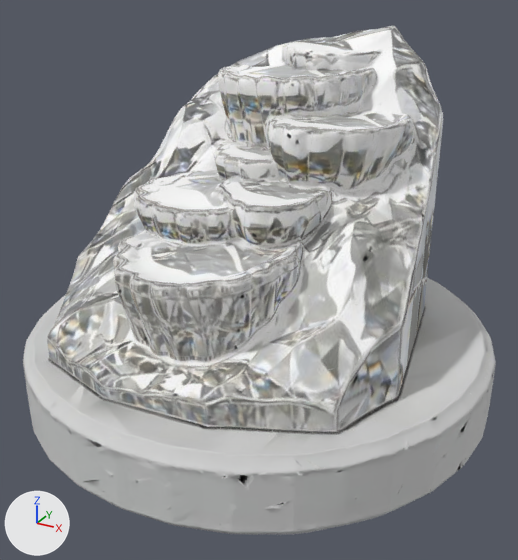
The glTF model public/models/mapbox/pamukkale.glb, before and after one commit.
Rendered twice from a camera (50 mm lens) standing at (1.3, -2.36, 0.95) and looking at (0.04, -0.07, -0.2). Arrows for +X, +Y and +Z are at lower left; the lights stay in place. The older version comes first. Where no turn or scale is listed for an object, it has been applied to the vertices.
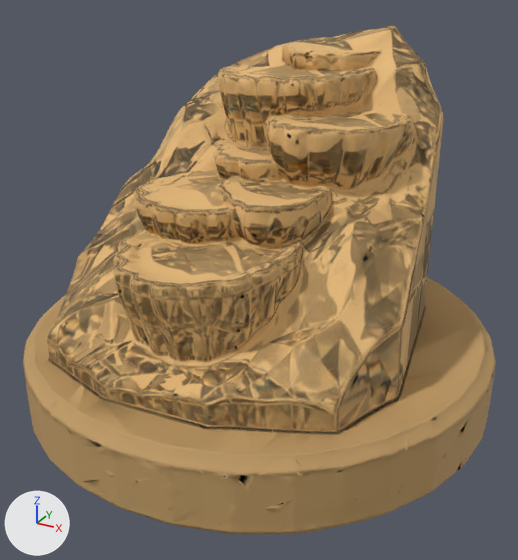
Edits to the bpy script that builds the scene:
```text
Change mat_material_0:
    add n5 = _N.new('ShaderNodeMix'); n5.name = 'Mix'
    add n5.data_type = 'RGBA'
    add n5.blend_type = 'MULTIPLY'
    add n5.inputs[0].default_value = 1.0  # 'Factor'
    add n5.inputs[7].default_value = (0.804, 0.498, 0.196, 1.0)  # 'B', beige #e8bb7a
    where n2 = _N.new('ShaderNodeTexImage'); n2.name = 'Image Texture'
    where n0 = _N.new('ShaderNodeBsdfPrincipled'); n0.name = 'Principled BSDF'
    remove _L.new(n2.outputs[0], n0.inputs[0])  # 'Color' to 'Base Color'
    add _L.new(n5.outputs[2], n0.inputs[0])  # 'Result' to 'Base Color'
    add _L.new(n2.outputs[0], n5.inputs[6])  # 'Color' to 'A'
```

Changed parts and their boxes [x1, y1, x2, y2] in the pictures (518 x 560 px):
'Mesh_0', recoloured (grey to brown): [23, 26, 496, 535] in both
